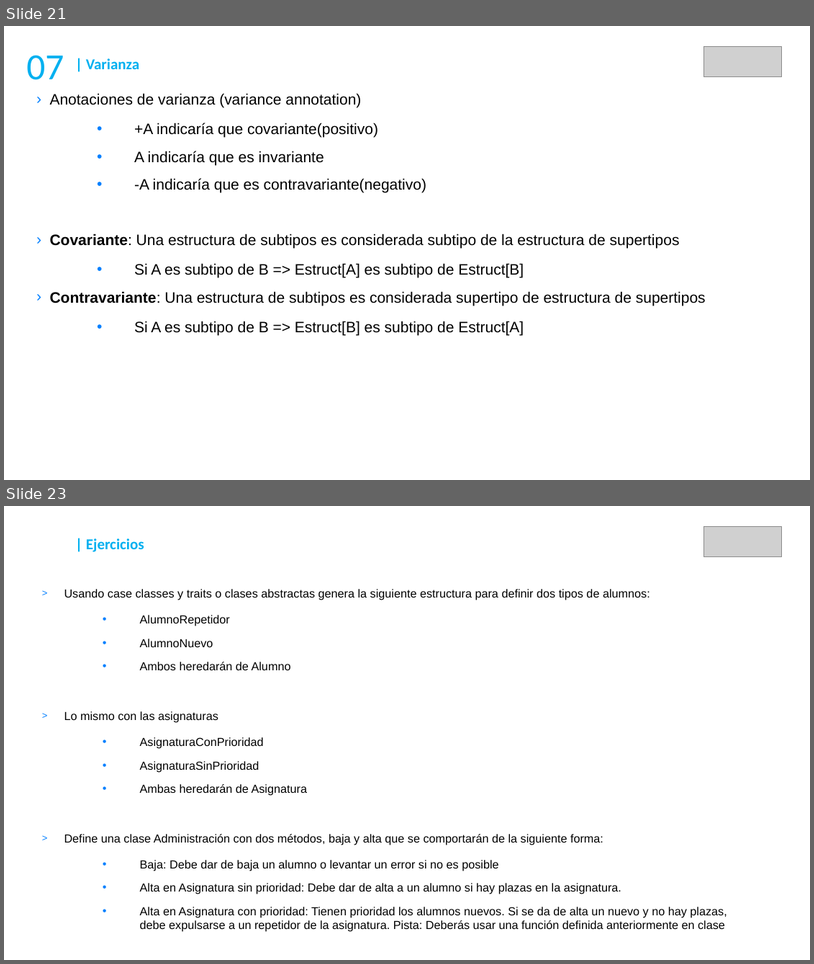
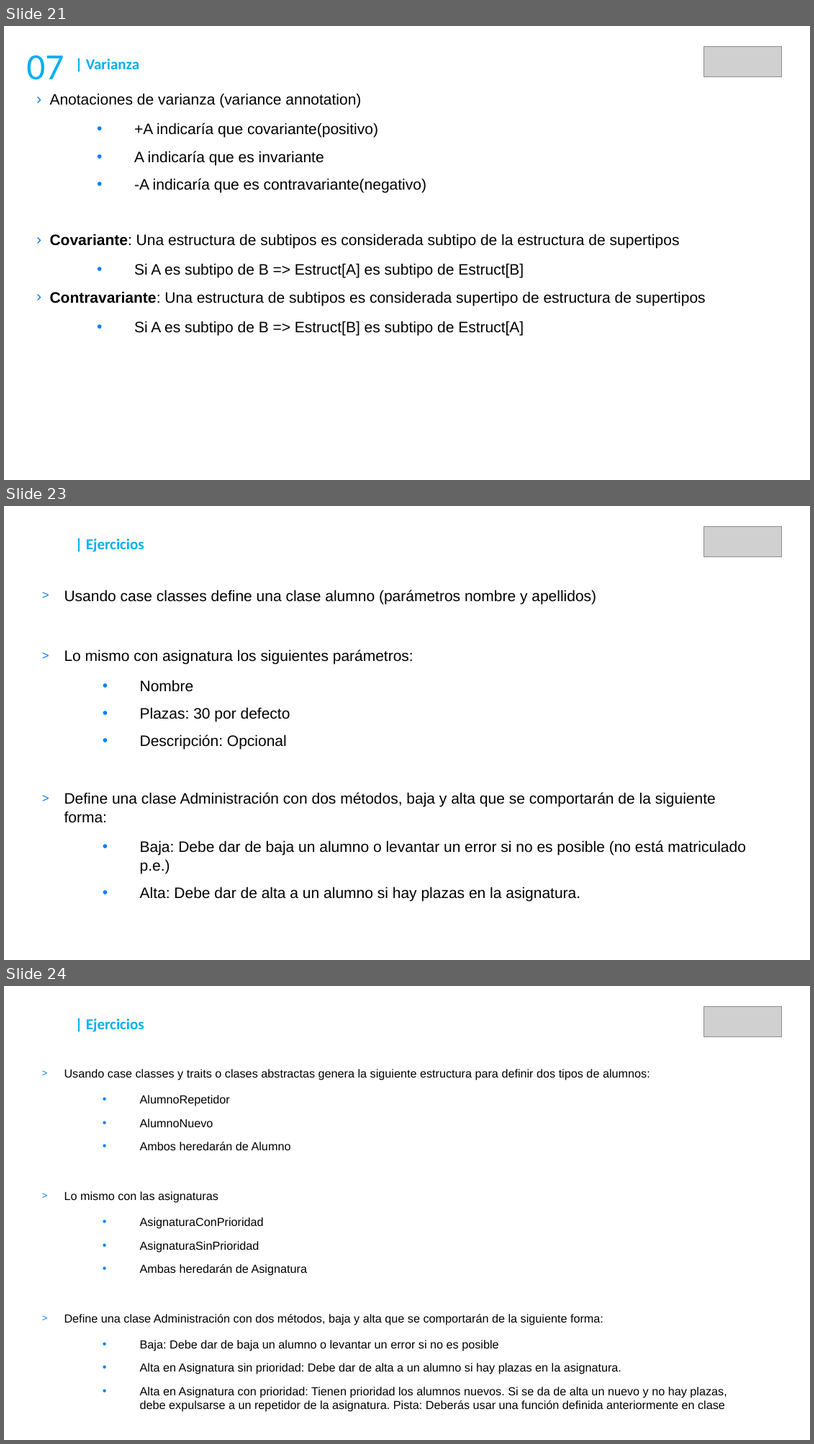
Before and after one commit to DaniGCaff/cursoScalaMay18, a slide deck: guiones/dia2.odp. Shown one above the other, each under a label of ours: slides 21 and 23 before the commit, slides 21, 23 and 24 after it; the slides between them are not shown. The pictures are 814x964 and 814x1444 pixels, drawn with LibreOffice and Linux fonts; fonts in the diff are those of the drawing; grey boxes stand for pictures. Boxes give left, top, right and bottom in pixels: in the first picture for what was removed or moved away, otherwise in the second. Text is boxed around its words. In the diff, an @@ line names an element or a change of style, - is before the commit and + after.

```diff
--- a/guiones/dia2.odp
+++ b/guiones/dia2.odp
@@ slide 23 added at [4, 506, 810, 960], background #FFFFFF @@
@@ picture added at [705, 527, 782, 557] @@
@@ text added at [86, 538, 144, 552], 18 pt, text #00B0F0, bold @@
+| Ejercicios
@@ text added at [64, 590, 746, 901], 18 pt, text #000000 @@
+> Usando case classes define una clase alumno (parámetros nombre y apellidos)
+> Lo mismo con asignatura los siguientes parámetros:
+  • Nombre
+  • Plazas: 30 por defecto
+  • Descripción: Opcional
+> Define una clase Administración con dos métodos, baja y alta que se comportarán de la siguiente forma:
+  • Baja: Debe dar de baja un alumno o levantar un error si no es posible (no está matriculado p.e.)
+  • Alta: Debe dar de alta a un alumno si hay plazas en la asignatura.
@@ what was slide 23 is now slide 24 @@
```
Also in this commit, not shown: 2 slides changed, 8 other files.
